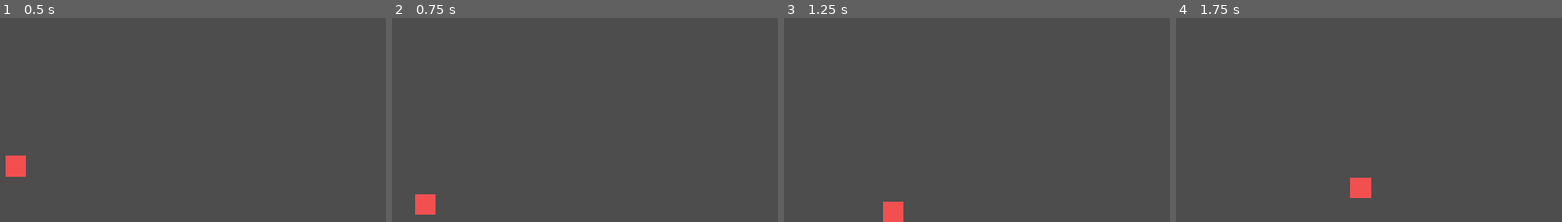
Above: before the commit, frames 1-4 (left to right).
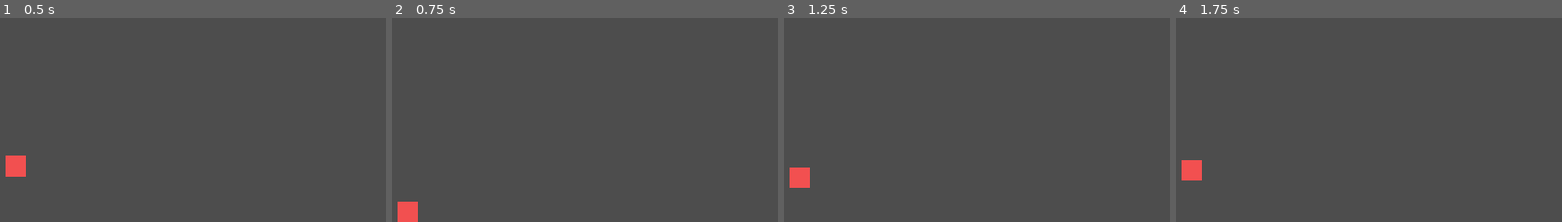
Above: after the commit, the same moments.

Repository: PACarniglia/count-hawk-down
Game: Godot game, scene res://scenes/map_template/map_template.tscn
Same seed, same stepped clock (60 frames per second), same inputs: the game is played once before the commit and once after it. The engine's default icon, where the game draws it, is replaced by a stand-in: a white triangle on a blue panel in a dark square.
Inputs:
- Up to frame 1 (0.5 s): no input
- Up to frame 2 (0.75 s): tap Enter (ui_accept) at 0.5, 0.6 s; hold Right (ui_right) from 0.53 s (still down)
- Up to frame 3 (1.25 s): keep holding Right (ui_right); tap W (move_jump, bound only after the commit) at 0.77, 0.8, 1.07 s
- Up to frame 4 (1.75 s): keep holding Right (ui_right); tap W (move_jump, bound only after the commit) at 1.35, 1.52 s; tap Enter (ui_accept) at 1.55 s

Frame 1 is identical in both runs. In frame 2, 1.0% of the frame differs, in the area x 1-12%, y 86-100%; in frame 3, 1.1%; in frame 4, 1.1%, in the area x 1-51%, y 69-89%.

Commit message:
Updated player control mapping
Changed left right movement to 'a' and 'd'. Changed jump to 'space' and 'w'

Diff:
--- a/project.godot
+++ b/project.godot
@@ -22,6 +22,25 @@
 window/stretch/mode="canvas_items"
 window/stretch/aspect="expand"
 
+[input]
+
+move_left={
+"deadzone": 0.2,
+"events": [Object(InputEventKey,"resource_local_to_scene":false,"resource_name":"","device":-1,"window_id":0,"alt_pressed":false,"shift_pressed":false,"ctrl_pressed":false,"meta_pressed":false,"pressed":false,"keycode":0,"physical_keycode":65,"key_label":0,"unicode":97,"location":0,"echo":false,"script":null)
+]
+}
+move_right={
+"deadzone": 0.2,
+"events": [Object(InputEventKey,"resource_local_to_scene":false,"resource_name":"","device":-1,"window_id":0,"alt_pressed":false,"shift_pressed":false,"ctrl_pressed":false,"meta_pressed":false,"pressed":false,"keycode":0,"physical_keycode":68,"key_label":0,"unicode":100,"location":0,"echo":false,"script":null)
+]
+}
+move_jump={
+"deadzone": 0.2,
+"events": [Object(InputEventKey,"resource_local_to_scene":false,"resource_name":"","device":-1,"window_id":0,"alt_pressed":false,"shift_pressed":false,"ctrl_pressed":false,"meta_pressed":false,"pressed":false,"keycode":0,"physical_keycode":87,"key_label":0,"unicode":119,"location":0,"echo":false,"script":null)
+, Object(InputEventKey,"resource_local_to_scene":false,"resource_name":"","device":-1,"window_id":0,"alt_pressed":false,"shift_pressed":false,"ctrl_pressed":false,"meta_pressed":false,"pressed":false,"keycode":0,"physical_keycode":32,"key_label":0,"unicode":32,"location":0,"echo":false,"script":null)
+]
+}
+
 [physics]
 
 3d/physics_engine="Jolt Physics"
--- a/scenes/map_template/player_controller.gd
+++ b/scenes/map_template/player_controller.gd
@@ -25,7 +25,7 @@
 
 
 func _physics_process(delta: float) -> void:
-	var input_axis := Input.get_axis("ui_left", "ui_right")
+	var input_axis := Input.get_axis("move_left", "move_right")
 	var on_floor := is_on_floor()
 	var on_wall := is_on_wall_only() and not on_floor
 	var wall_normal := get_wall_normal() if on_wall else Vector2.ZERO
@@ -54,7 +54,7 @@
 	else:
 		wall_coyote_timer = max(wall_coyote_timer - delta, 0.0)
 
-	if Input.is_action_just_pressed("ui_accept"):
+	if Input.is_action_just_pressed("move_jump"):
 		jump_buffer_timer = jump_buffer_time
 	else:
 		jump_buffer_timer = max(jump_buffer_timer - delta, 0.0)
